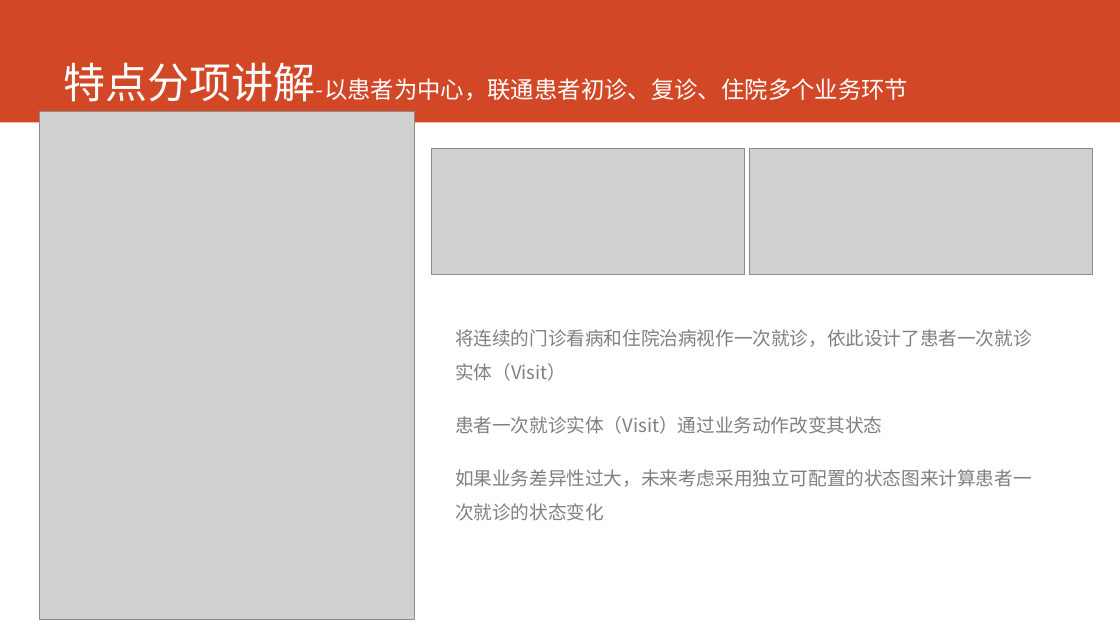
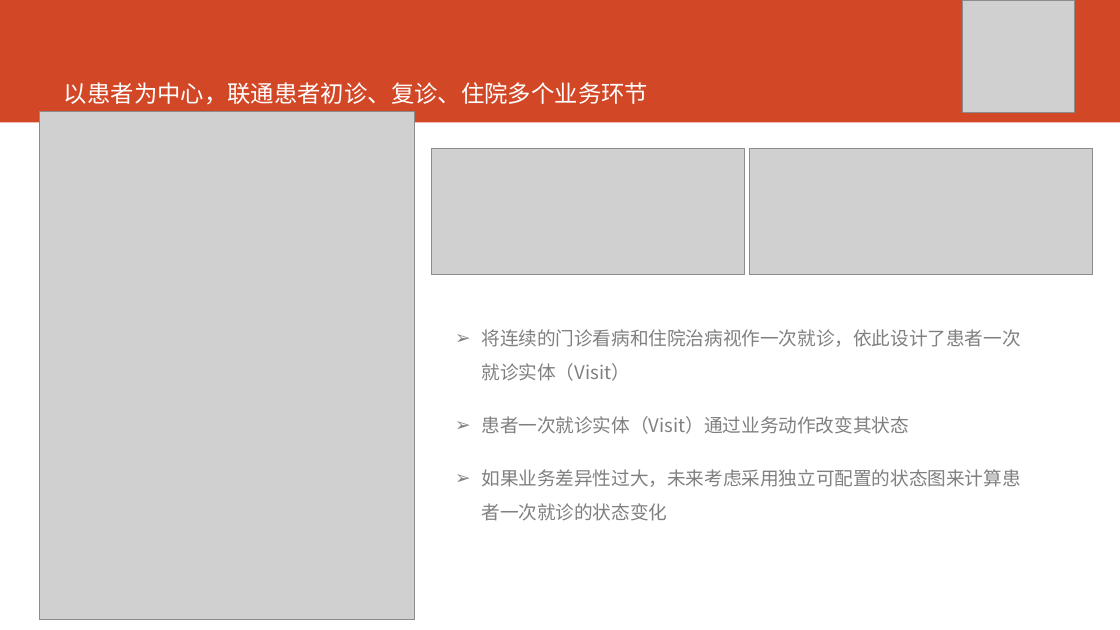
Before and after one commit to AppSecAI-TEST/hospital, a slide deck: slide 4 of doc/EVE新一代HIS核心系统.pptx. Drawn at 1120x630 pixels with LibreOffice and Linux fonts; fonts in the diff are those of the drawing; grey boxes stand for pictures. Boxes give left, top, right and bottom in pixels: in the first picture for what was removed or moved away, otherwise in the second. Text is boxed around its words. In the diff, an @@ line names an element or a change of style, - is before the commit and + after.

```diff
--- a/doc/EVE新一代HIS核心系统.pptx
+++ b/doc/EVE新一代HIS核心系统.pptx
@@ picture added at [963, 0, 1075, 112] @@
@@ title at [64, 82, 648, 105]: text changed @@
-特点分项讲解-以患者为中心，联通患者初诊、复诊、住院多个业务环节
+以患者为中心，联通患者初诊、复诊、住院多个业务环节
@@ text "将连续的门诊看病和住院治病视作一次就诊，依此设计了患者一次就诊实体（Visit）" at [481, 329, 1020, 521]: bullet none to ➢ @@
```
Also in this commit, not shown: 12 other slides changed.
